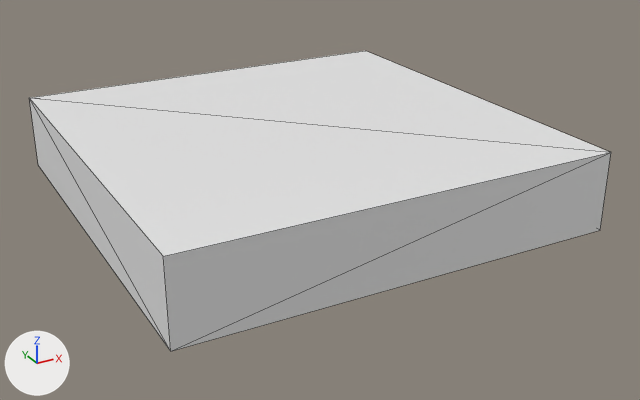
Before and after pictures for a commit that changed the glTF model Model3d/glb/C04-00253A.glb.
Before and after are seen from a 50 mm camera at (-0.0012, -0.00377, 0.00255) aimed at (0.00158, 0.00128, 0.00003). The lights are fixed; the arrows at lower left show +X, +Y and +Z. The first picture is the older version. Mesh edges are drawn as thin lines. Where no turn or scale is listed for an object, it has been applied to the vertices. Vertices at exactly the same position are counted once.

The first picture shows 'OpenSCAD Model'.
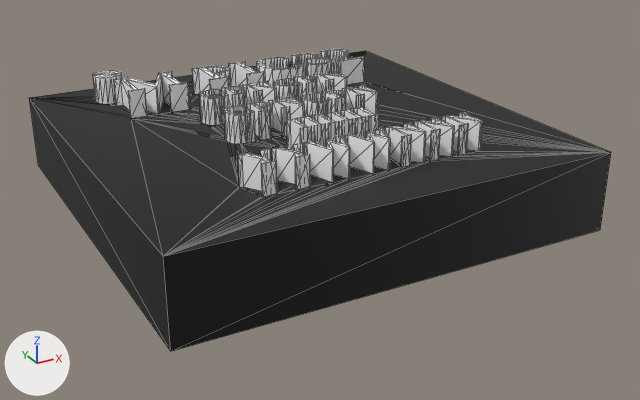
Location of each change, (x1, y1, x2, y2) in pixels of the pictures (640 x 400 px):
'OpenSCAD Model', reshaped
    before: (29, 51, 611, 351)
    after: (29, 49, 611, 351)
part 1 of me_openscad_model, added
    after: (30, 49, 611, 256)
part 2 of me_openscad_model, recoloured (white to black)
    both: (29, 98, 611, 351)

The change in detail:
Material 'Color 2' (mat_color_2) is new.
Its base color is (1.0, 1.0, 1.0) (white #ffffff).
Material 'Color 1' (mat_color_1) is new.
Its base color is (0.0, 0.0, 0.0) (black #000000).
me_openscad_model is used by ob_openscad_model.
me_openscad_model had 8 vertices, 12 faces and spanned x 0.0..0.003, y 0.0..0.003, z 0.0..0.00055.
me_openscad_model now has 1504 vertices, 3004 faces and spans x 0.0..0.003, y 0.0..0.003, z 0.0..0.00075.
me_openscad_model part 1: 1496 vertices added at x 0.00042..0.00246, y 0.00042..0.00276, z 0.00055..0.00075.
me_openscad_model part 2: 10 faces spanning x 0.0..0.003, y 0.0..0.003, z 0.0..0.00055 switch from no material to mat_color_1 (black #000000).
me_openscad_model gains material mat_color_2 (white #ffffff).
